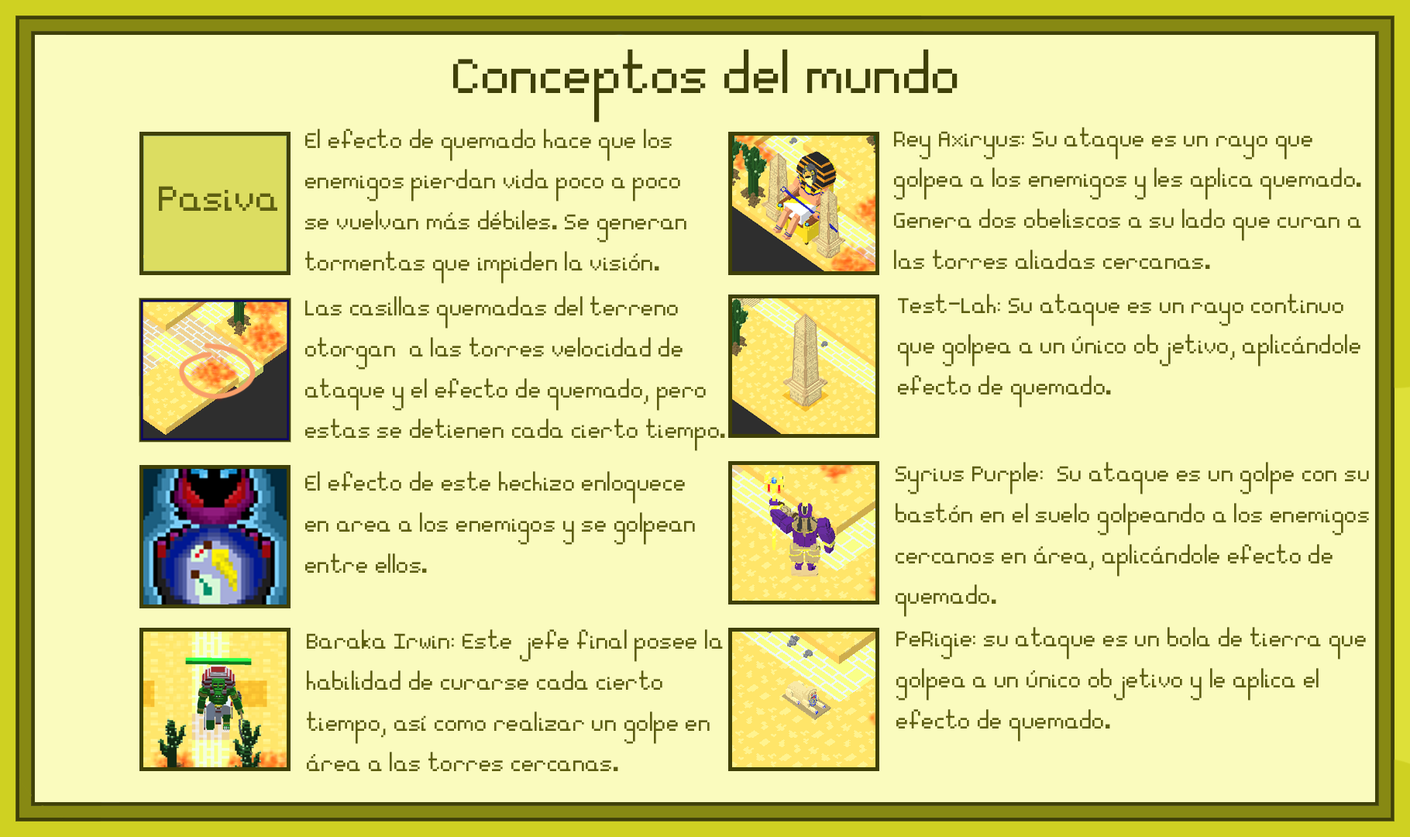
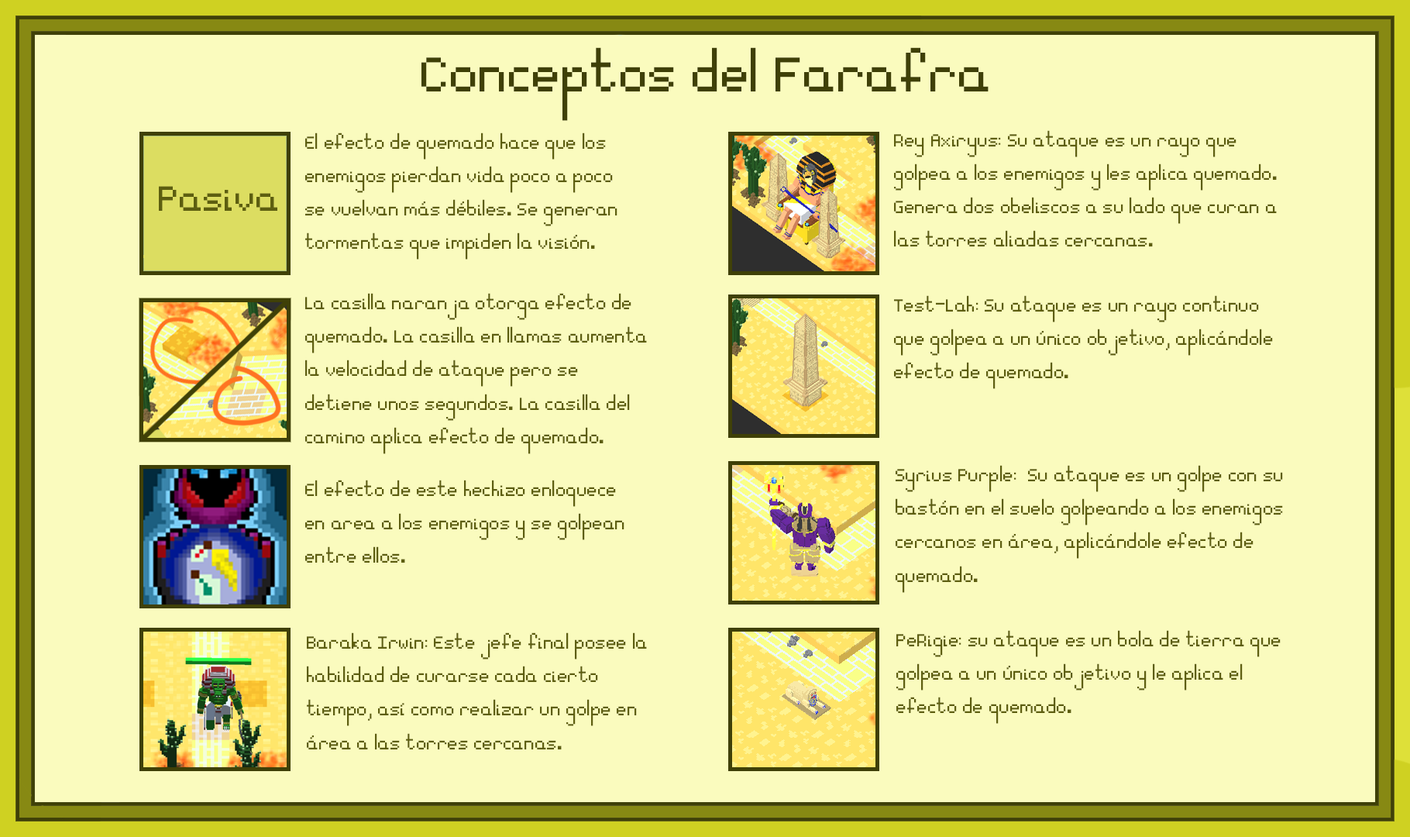
Before/after of a (1410, 837) layered artwork. What changed in the layer stack:
renamed "Conceptos del mundo" to "Conceptos del Farafra", painted on it over box(421, 47, 989, 123)
renamed "Las casillas quemadas del terreno otorgan a las torres veloci" to "La casilla naranja otorga efecto de quemado. La casilla en lla", painted on it over box(305, 292, 726, 454)
painted on "Syrius Purple: Su ataque es un golpe con su bastón en el suelo" over box(895, 461, 1369, 617)
painted on "Baraka Irwin: Este jefe final posee la habilidad de curarse cad" over box(306, 629, 723, 771)
painted on "PeRigie: su ataque es un bola de tierra que golpea a un único o" over box(896, 626, 1366, 742)
painted on "Test-Lah: Su ataque es un rayo continuo que golpea a un único" over box(893, 293, 1361, 408)
painted on "Rey Axiryus: Su ataque es un rayo que golpea a los enemigos y" over box(893, 127, 1362, 269)
painted on "El efecto de este hechizo enloquece en area a los enemigos y se" over box(305, 470, 695, 573)
painted on "El efecto de quemado hace que los enemigos pierdan vida poco a" over box(305, 128, 687, 284)
painted on "Fondo" over box(140, 299, 289, 440)
added layer "Capa 8" above "pixil-frame-0 (47)" over box(140, 296, 365, 444)
removed layer "Capa 1" over box(140, 296, 312, 444)
added layer "Capa 7" above "Hechizo" over box(140, 299, 289, 434)
